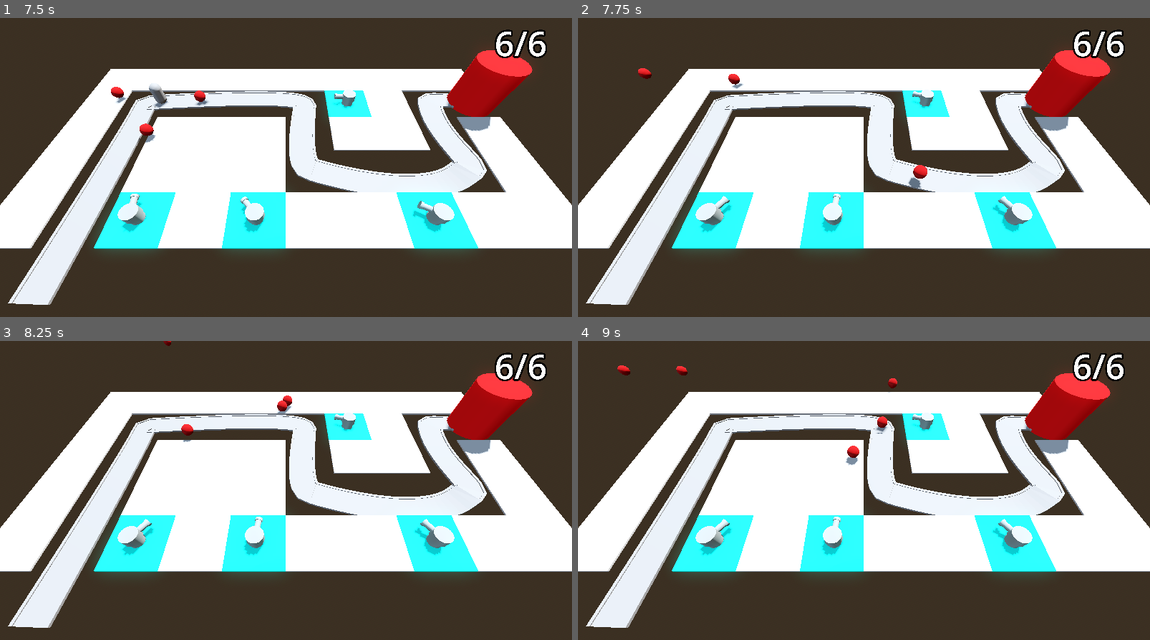
Above: before the commit, frames 1-4 (two rows, left to right).
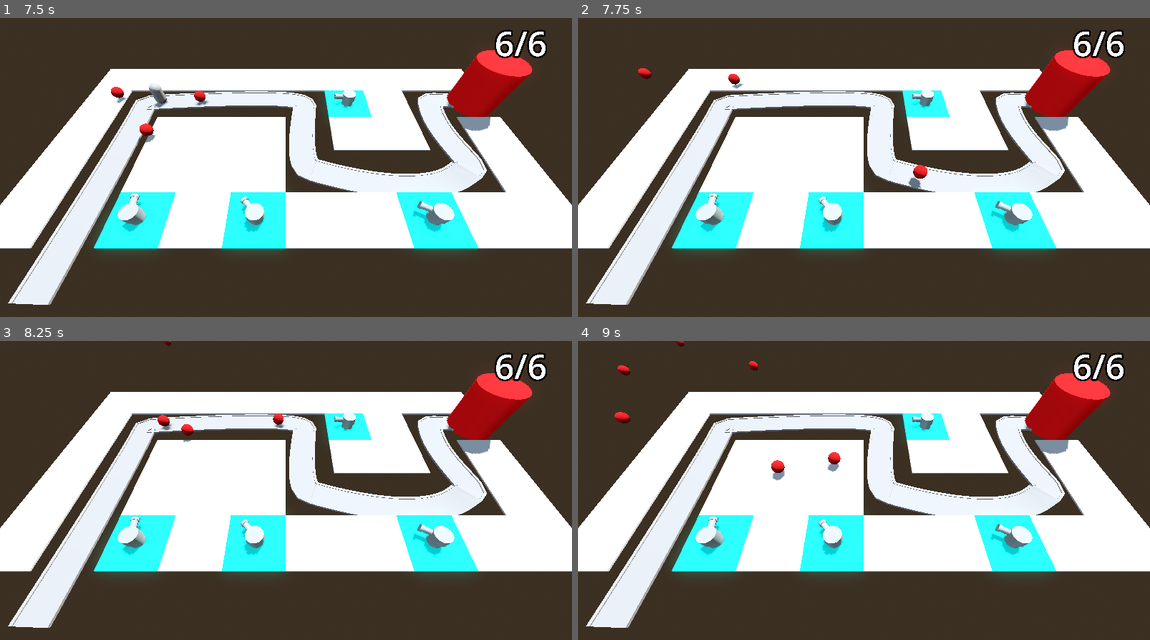
Above: after the commit, the same moments.

Repository: EsbenNyboe/TowerDefense
Game: Godot game, scene res://BaseLevel.tscn
Same seed, same stepped clock (60 frames per second), same inputs: the game is played once before the commit and once after it.
Inputs (mouse positions are in pixels of both pictures, inside the frame that each line leads up to):
- Up to frame 1 (7.5 s): move the mouse to (411, 161) at 0.52 s; press the mouse at (411, 161) at 0.53 s; move the mouse to (171, 194) at 1.27 s; release the mouse at (171, 194) at 1.28 s; click (171, 194) at 1.35 s; move the mouse to (343, 107) at 2.02 s; press the mouse at (343, 107) at 2.03 s; move the mouse to (257, 242) at 2.77 s; release the mouse at (257, 242) at 2.78 s; click (257, 242) at 2.85 s; move the mouse to (457, 227) at 3.52 s; press the mouse at (457, 227) at 3.53 s; move the mouse to (114, 131) at 4.27 s; release the mouse at (114, 131) at 4.28 s; click (114, 131) at 4.35 s; move the mouse to (314, 179) at 5.02 s; press the mouse at (314, 179) at 5.03 s; move the mouse to (200, 98) at 5.77 s; release the mouse at (200, 98) at 5.78 s; click (200, 98) at 5.85 s; move the mouse to (411, 161) at 6.52 s; press the mouse at (411, 161) at 6.53 s; move the mouse to (171, 194) at 7.27 s; release the mouse at (171, 194) at 7.28 s; click (171, 194) at 7.35 s
- Up to frame 2 (7.75 s): no input
- Up to frame 3 (8.25 s): move the mouse to (343, 430) at 8.02 s; press the mouse at (343, 430) at 8.03 s
- Up to frame 4 (9 s): move the mouse to (835, 565) at 8.77 s; release the mouse at (835, 565) at 8.78 s; click (835, 565) at 8.85 s

Frame 1 is identical in both runs. In frame 2, 0.4% of the frame differs, in the area x 21-77%, y 24-72%; in frame 3, 0.7%; in frame 4, 1.1%, in the area x 6-77%, y 0-72%.

Commit message:
For-loop

Diff:
--- a/barbarianblaster/BaseLevel.tscn
+++ b/barbarianblaster/BaseLevel.tscn
@@ -115,7 +115,7 @@
 progress = 15.0
 
 [node name="Enemy5" parent="Path3D" instance=ExtResource("2_5x8ra")]
-transform = Transform3D(0.0788748, 0, -0.996874, 0, 0.99999, 0, 0.996869, 0, 0.0788753, -10.9209, 0, 1.75192)
+transform = Transform3D(0.0788749, 0, -0.996874, 0, 0.99999, 0, 0.996869, 0, 0.0788753, -10.9209, 0, 1.75192)
 progress = 20.0
 
 [node name="Base" parent="." instance=ExtResource("3_knq2t")]
--- a/barbarianblaster/Turret/projectile.gd
+++ b/barbarianblaster/Turret/projectile.gd
@@ -12,6 +12,5 @@
 
 func _on_area_entered(area: Area3D) -> void:
 	if area.is_in_group("enemy_area"):
-		print(area)
 		area.get_parent().take_damage(25)
 		queue_free()
--- a/barbarianblaster/Turret/turret.gd
+++ b/barbarianblaster/Turret/turret.gd
@@ -6,7 +6,9 @@
 var enemy_path: Path3D
 
 func _physics_process(delta: float) -> void:
-	var enemy = enemy_path.get_children().back()
+	var enemy = find_best_target()
+	if !enemy:
+		return
 	var corrected_enemy_position = enemy.global_position
 	corrected_enemy_position.y = global_position.y
 	look_at(corrected_enemy_position, Vector3.UP, true)
@@ -19,3 +21,13 @@
 	add_child(shot)
 	shot.global_position = turret_barrel_2.global_position
 	shot.direction = global_transform.basis.z
+
+func find_best_target() -> PathFollow3D:
+	var best_target = null
+	var best_progress = 0
+	for enemy in enemy_path.get_children():
+		if enemy is PathFollow3D:
+			if enemy.progress > best_progress:
+				best_target = enemy
+				best_progress = enemy.progress
+	return best_target
